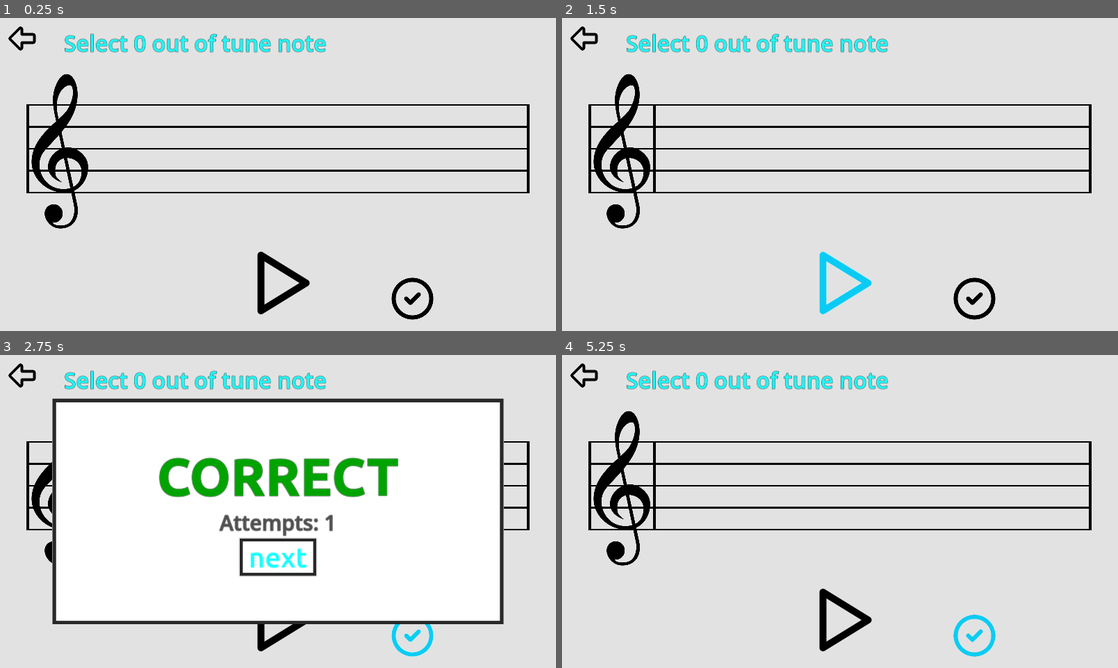
Above: before the commit, frames 1-4 (two rows, left to right).
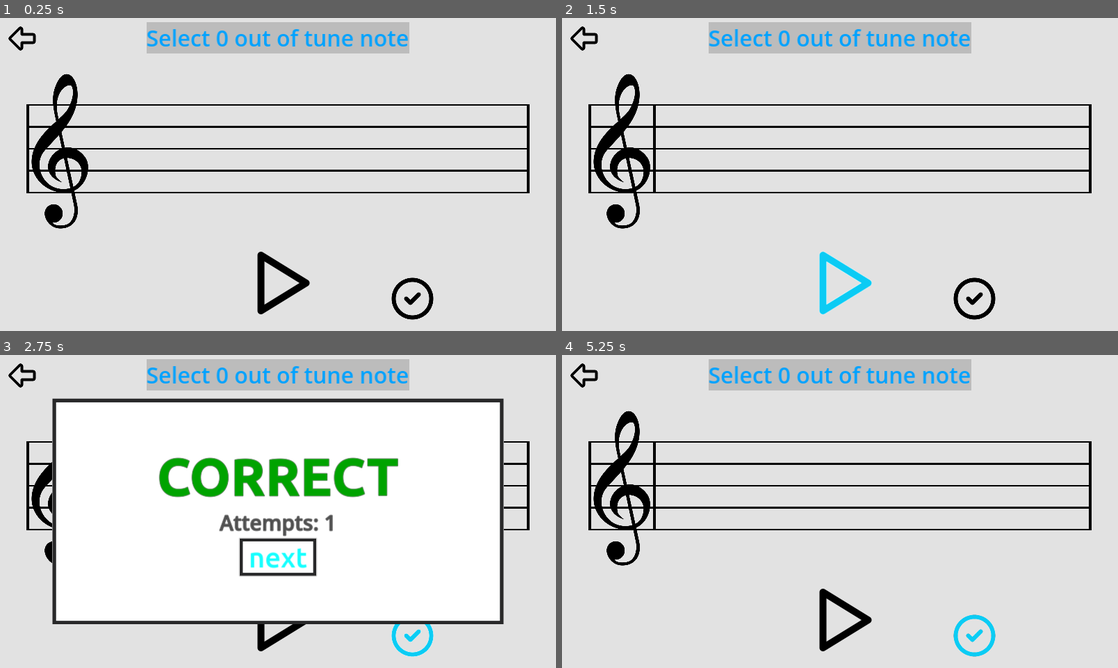
Above: after the commit, the same moments.

Repository: Sniggiho/COMP225-Reluna
Game: Godot game, scene res://Scenes/firstScene.tscn
Same seed, same stepped clock (60 frames per second), same inputs: the game is played once before the commit and once after it.
Inputs (mouse positions are in pixels of both pictures, inside the frame that each line leads up to):
- Up to frame 1 (0.25 s): no input
- Up to frame 2 (1.5 s): click (840, 284) at 0.5 s; click (840, 284) at 1.25 s
- Up to frame 3 (2.75 s): click (411, 636) at 2 s
- Up to frame 4 (5.25 s): click "next" at 2.75 s; click (584, 376) at 3.5 s; tap Enter (ui_accept) at 4.25, 4.52 s; move the mouse to (845, 380) at 4.27 s; hold Right (ui_right) 4.28-5 s; hold Space (play) 4.28-5 s; click "next" at 5 s

The runs differ from the first frame. In frame 1, 5.1% of the frame differs, in the area x 11-74%, y 1-12%; in frame 2, 5.1%; in frame 3, 5.1%; in frame 4, 5.1%.
Error in both runs: Invalid assignment of index '0' (on base: 'Array') with value of type 'bool'. (res://Scenes/LevelManager/LevelManager.gd:87)

Commit message:
Added rudimentary lame background to firstScene text

Diff:
--- a/Project/Scenes/FreeplaySettingsMenu/FreeplaySettingsMenu.tscn
+++ b/Project/Scenes/FreeplaySettingsMenu/FreeplaySettingsMenu.tscn
@@ -167,12 +167,13 @@
 [node name="Foreground1" parent="CenterContainer/VBoxContainer/CenterContainer/HBoxContainer/Column A/ColumnA/Accidental Choice/BySharps" index="1"]
 offset_right = 300.0
 offset_bottom = 100.0
-color = Color(0.654902, 0.811765, 0.882353, 1)
+color = Color(0.690196, 0.690196, 0.690196, 1)
 
 [node name="Foreground2" parent="CenterContainer/VBoxContainer/CenterContainer/HBoxContainer/Column A/ColumnA/Accidental Choice/BySharps" index="2"]
 offset_left = 300.0
 offset_right = 600.0
 offset_bottom = 100.0
+color = Color(0.690196, 0.690196, 0.690196, 1)
 
 [node name="SharpButton" parent="CenterContainer/VBoxContainer/CenterContainer/HBoxContainer/Column A/ColumnA/Accidental Choice/BySharps" index="3"]
 offset_right = 298.0
--- a/Project/Scenes/firstScene.tscn
+++ b/Project/Scenes/firstScene.tscn
@@ -86,20 +86,6 @@
 offset_bottom = 900.0
 color = Color(0.262745, 0.262745, 0.262745, 0.494118)
 
-[node name="DisplayText" type="RichTextLabel" parent="."]
-offset_left = 184.0
-offset_top = 27.0
-offset_right = 1437.0
-offset_bottom = 115.0
-size_flags_horizontal = 4
-mouse_filter = 2
-theme_override_font_sizes/normal_font_size = 64
-text = "Select the two notes that are out of tune"
-fit_content = true
-scroll_active = false
-autowrap_mode = 0
-script = ExtResource("5_k5ivr")
-
 [node name="Feedback" type="Window" parent="."]
 initial_position = 1
 size = Vector2i(1300, 650)
@@ -185,6 +171,33 @@
 layout_mode = 2
 theme_type_variation = &"popupButtons"
 text = " next "
+
+[node name="CenterContainer" type="CenterContainer" parent="."]
+offset_right = 1598.0
+offset_bottom = 114.0
+mouse_filter = 2
+
+[node name="DisplayText" type="RichTextLabel" parent="CenterContainer"]
+layout_mode = 2
+size_flags_horizontal = 4
+mouse_filter = 2
+theme_override_colors/default_color = Color(0, 0.635294, 1, 1)
+theme_override_colors/font_outline_color = Color(0, 0, 0, 0)
+theme_override_font_sizes/normal_font_size = 64
+text = "Select the two notes that are out of tune"
+fit_content = true
+scroll_active = false
+autowrap_mode = 0
+script = ExtResource("5_k5ivr")
+
+[node name="ColorRect" type="ColorRect" parent="CenterContainer/DisplayText"]
+show_behind_parent = true
+layout_mode = 0
+offset_left = -175.0
+offset_top = -20.0
+offset_right = 1426.0
+offset_bottom = 106.0
+color = Color(0.737255, 0.737255, 0.737255, 1)
 
 [connection signal="pressed" from="ReturnButton" to="LevelManager" method="_on_return_button_pressed"]
 [connection signal="mouse_entered" from="PlayButton" to="PlayButton" method="_on_mouse_entered"]
